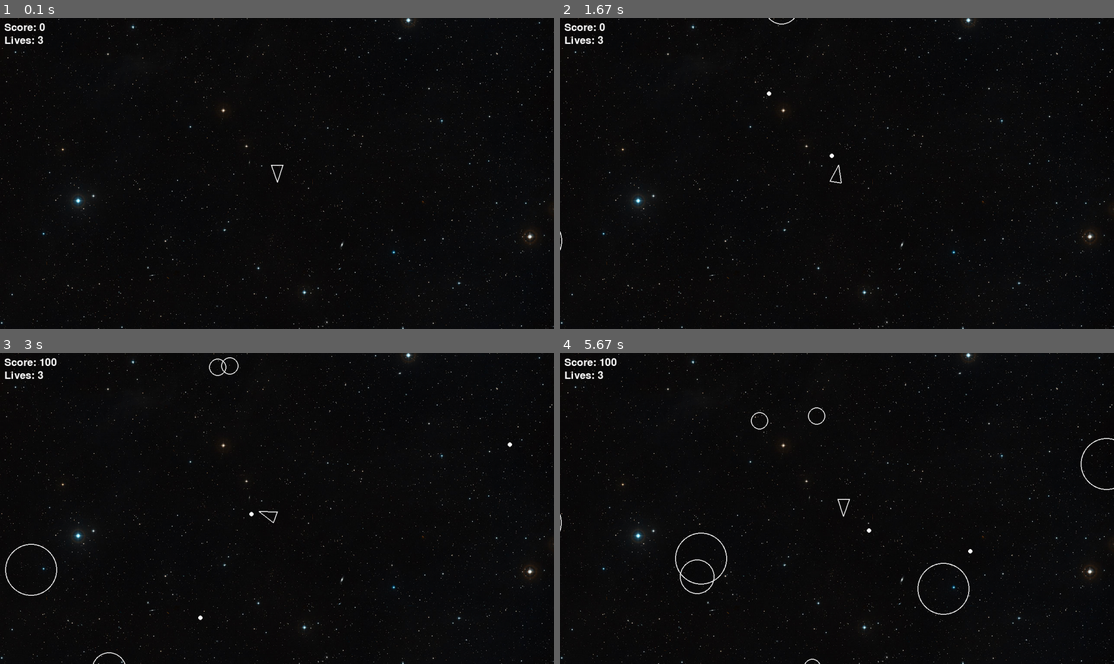
Above: before the commit, frames 1-4 (two rows, left to right).
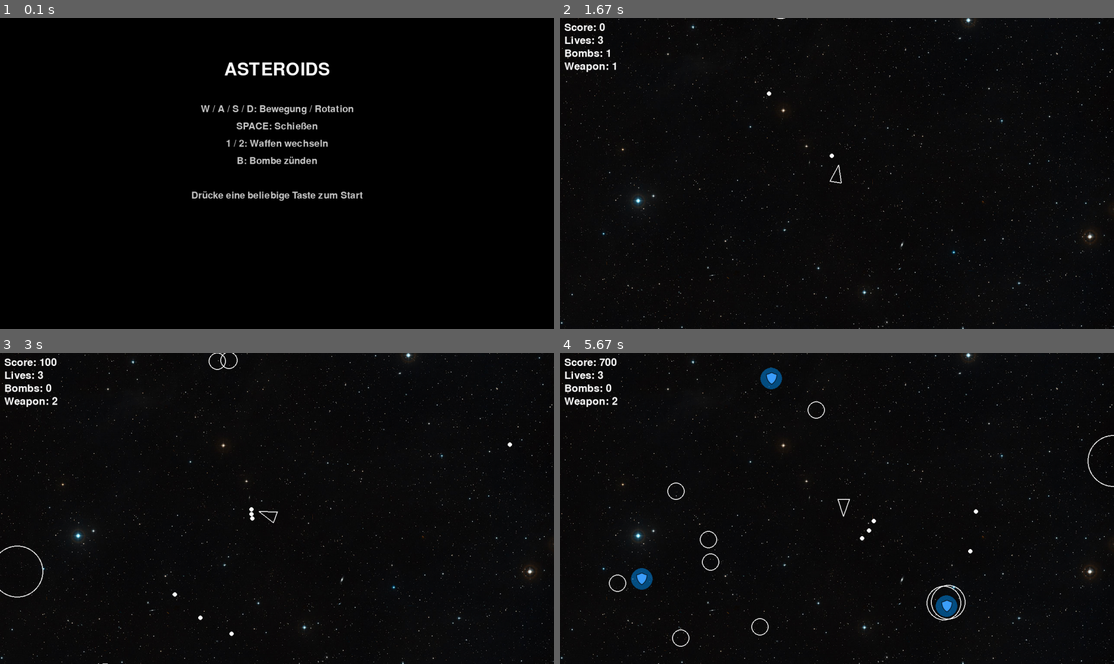
Above: after the commit, the same moments.

Repository: ProfessorDrEnte/pygame
Game: pygame game, started from main.py
The game is run twice, just before and just after one commit, with the same random seed, the same clock (stepped at 60 frames per second) and the same inputs.
Inputs:
- Up to frame 1 (0.1 s): no input
- Up to frame 2 (1.67 s): tap B at 0.33 s; hold 1 0.67-1.13 s; hold D 0.67-1.13 s; tap Space at 1.17, 1.57 s; hold B from 1.5 s (still down); hold D from 1.5 s (still down)
- Up to frame 3 (3 s): tap Space at 1.87, 2.07, 2.37, 2.57, 2.9 s; release B at 1.97 s; release D at 1.97 s; hold D 2-2.47 s; tap 2 at 2.15 s; hold W 2.5-2.8 s; tap B at 2.65 s; hold D from 2.83 s (still down)
- Up to frame 4 (5.67 s): tap Space at 3.2, 3.4, 3.7, 4.3, 4.63, 4.93, 5.07, 5.47 s; release D at 3.3 s; hold A 3.33-3.87 s; tap 2 at 3.48, 4.72 s; tap 1 at 3.9 s; hold S 4.23-4.53 s; hold A 4.57-4.97 s; hold W 5-5.37 s; tap B at 5.15 s; hold D from 5.4 s (still down)

The runs differ from the first frame. In frame 1, 3.9% of the frame differs, in the area x 0-100%, y 0-100%; in frame 2, 0.3%; in frame 3, 0.7%; in frame 4, 1.9%.

Commit message:
feat: Added Rules before playing, Added secondary weapon, added abbility to change weapon

Diff:
--- a/main.py
+++ b/main.py
@@ -10,48 +10,105 @@
 from shieldpowerup import ShieldPowerup
 from speedpowerup import SpeedPowerup
 
+def show_start_screen(screen):
+    font_big = pygame.font.SysFont(None, 60)
+    font_small = pygame.font.SysFont(None, 32)
+
+    title = font_big.render("ASTEROIDS", True, (255, 255, 255))
+    controls = [
+        "W / A / S / D: Bewegung / Rotation",
+        "SPACE: Schießen",
+        "1 / 2: Waffen wechseln",
+        "B: Bombe zünden",
+        "",
+        "Drücke eine beliebige Taste zum Start"
+    ]
+
+    screen.fill((0, 0, 0))
+    screen.blit(title, (SCREEN_WIDTH // 2 - title.get_width() // 2, 100))
+
+    for i, line in enumerate(controls):
+        text = font_small.render(line, True, (200, 200, 200))
+        screen.blit(text, (SCREEN_WIDTH // 2 - text.get_width() // 2, 200 + i * 40))
+
+    pygame.display.flip()
+
+    waiting = True
+    while waiting:
+        for event in pygame.event.get():
+            if event.type == pygame.QUIT:
+                pygame.quit()
+                sys.exit()
+            elif event.type == pygame.KEYDOWN:
+                waiting = False
 
 def main():
     pygame.init()
     screen = pygame.display.set_mode((SCREEN_WIDTH, SCREEN_HEIGHT))
     clock = pygame.time.Clock()
+    font = pygame.font.SysFont(None, 36)
+
+    # Spielstatus
     score = 0
     lives = 3
+    bombs_available = 3
+    bomb_cooldown = 0
+
+    # Powerup Timer
     next_shield_timer = random.uniform(10, 20)
     next_speed_timer = random.uniform(12, 22)
 
-
-    font = pygame.font.SysFont(None, 36)
-
-
-
+    # Sprite Gruppen
     updatable = pygame.sprite.Group()
     drawable = pygame.sprite.Group()
     asteroids = pygame.sprite.Group()
     shots = pygame.sprite.Group()
 
+    # Container-Zuweisungen
     Explosion.containers = (updatable, drawable)
     Asteroid.containers = (asteroids, updatable, drawable)
     Shot.containers = (shots, updatable, drawable)
     AsteroidField.containers = updatable
     ShieldPowerup.containers = (updatable, drawable)
     SpeedPowerup.containers = (updatable, drawable)
-
+    Player.containers = (updatable, drawable)
 
     asteroid_field = AsteroidField()
-
-    Player.containers = (updatable, drawable)
-
     player = Player(SCREEN_WIDTH / 2, SCREEN_HEIGHT / 2)
 
     dt = 0
 
     while True:
+        # Event-Handling
         for event in pygame.event.get():
             if event.type == pygame.QUIT:
                 return
 
+        # Eingabe lesen
+        keys = pygame.key.get_pressed()
+
+        # 💣 Bombenlogik
+        if keys[pygame.K_b] and bomb_cooldown <= 0 and bombs_available > 0:
+            bombs_available -= 1
+            bomb_cooldown = 1  # Sekunden Cooldown
+            for asteroid in asteroids.copy():
+                if (asteroid.position - player.position).length() < 200:
+                    asteroid.kill()
+                    asteroid.split()
+                    Explosion(asteroid.position)
+                    score += 100
+
+        # Update aller Objekte
         updatable.update(dt)
+
+        # ⏱️ Powerups automatisch spawnen
+        next_shield_timer -= dt
+        if next_shield_timer <= 0:
+            x = random.randint(50, SCREEN_WIDTH - 50)
+            y = random.randint(50, SCREEN_HEIGHT - 50)
+            ShieldPowerup(x, y)
+            next_shield_timer = random.uniform(10, 20)
+
         next_speed_timer -= dt
         if next_speed_timer <= 0:
             x = random.randint(50, SCREEN_WIDTH - 50)
@@ -59,7 +116,7 @@
             SpeedPowerup(x, y)
             next_speed_timer = random.uniform(12, 22)
 
-
+        # ⚡ Powerups aufsammeln
         for obj in updatable:
             if isinstance(obj, ShieldPowerup):
                 if (player.position - obj.position).length() < PLAYER_RADIUS + 10:
@@ -73,6 +130,7 @@
                     player.speed_boost = True
                     player.speed_boost_timer = 5.0
 
+        # 🪨 Asteroiden-Kollisionen
         for asteroid in asteroids:
             if not player.invulnerable and asteroid.collides_with(player):
                 lives -= 1
@@ -82,8 +140,6 @@
                 else:
                     player.respawn()
 
-
-
             for shot in shots:
                 if asteroid.collides_with(shot):
                     score += 100
@@ -91,25 +147,36 @@
                     asteroid.split()
                     Explosion(asteroid.position)
 
+                    # Chance auf Shield Powerup beim Zerstören
                     if random.random() < 0.2:
                         ShieldPowerup(asteroid.position.x, asteroid.position.y)
 
+        # 🎨 Zeichnen
         background = pygame.image.load("heic1304c.jpg").convert()
         screen.blit(background, (0, 0))
 
         for obj in drawable:
             obj.draw(screen)
 
-        score_text = font.render(f"Score: {score}", True, (255, 255, 255))
-        lives_text = font.render(f"Lives: {lives}", True, (255, 255, 255))
-        screen.blit(score_text, (10, 10))
-        screen.blit(lives_text, (10, 40))
+        # HUD
+        screen.blit(font.render(f"Score: {score}", True, (255, 255, 255)), (10, 10))
+        screen.blit(font.render(f"Lives: {lives}", True, (255, 255, 255)), (10, 40))
+        screen.blit(font.render(f"Bombs: {bombs_available}", True, (255, 255, 255)), (10, 70))
+        weapon_text = font.render(f"Weapon: {player.weapon_type}", True, (255, 255, 255))
+        screen.blit(weapon_text, (10, 100))
+
 
         pygame.display.flip()
 
-        # limit the framerate to 60 FPS
+        # ⏲️ Zeit und Cooldown aktualisieren
         dt = clock.tick(60) / 1000
+        bomb_cooldown -= dt
+
+
 
 
 if __name__ == "__main__":
+    pygame.init()
+    screen = pygame.display.set_mode((SCREEN_WIDTH, SCREEN_HEIGHT))
+    show_start_screen(screen)
     main()
--- a/player.py
+++ b/player.py
@@ -21,6 +21,9 @@
         self.default_acceleration = 300
         self.acceleration = self.default_acceleration
 
+        self.weapon_type = 1
+
+
 
 
     def draw(self, screen):
@@ -38,6 +41,12 @@
         return [a, b, c]
 
     def update(self, dt):
+        keys = pygame.key.get_pressed()
+        if keys[pygame.K_1]:
+            self.weapon_type = 1
+        if keys[pygame.K_2]:
+            self.weapon_type = 2
+
         # Update cooldowns & Timers
         self.shoot_timer -= dt
         if self.invulnerable:
@@ -79,9 +88,22 @@
     def shoot(self):
         if self.shoot_timer > 0:
             return
+
         self.shoot_timer = PLAYER_SHOOT_COOLDOWN
-        shot = Shot(self.position.x, self.position.y)
-        shot.velocity = pygame.Vector2(0, 1).rotate(self.rotation) * PLAYER_SHOOT_SPEED
+        direction = pygame.Vector2(0, 1).rotate(self.rotation)
+
+        if self.weapon_type == 1:
+            # Standard
+            shot = Shot(self.position.x, self.position.y)
+            shot.velocity = direction * PLAYER_SHOOT_SPEED
+
+        elif self.weapon_type == 2:
+            # Streuschuss – 3 Kugeln in verschiedenen Winkeln
+            for angle in [-15, 0, 15]:
+                dir_rotated = pygame.Vector2(0, 1).rotate(self.rotation + angle)
+                shot = Shot(self.position.x, self.position.y)
+                shot.velocity = dir_rotated * PLAYER_SHOOT_SPEED
+
 
 
     def rotate(self, dt):
